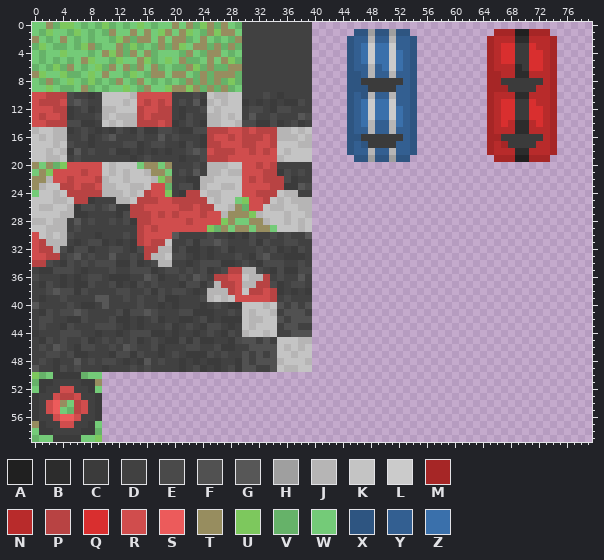
A sprite sheet gets an edit: app/src/main/res/drawable/graphics.png. This is how it looked before the edit.
The file is 80x60 pixels. Colours within 5 levels of each other are drawn and written as one.
Palette (. is transparent): A #202020  B #2c2c2c  C #3b3b3b  D #414141  E #4a4a4a  F #515151  G #575757  H #9f9f9f  J #b6b5b5  K #c4c4c4  L #cbcbcb  M #a62626  N #b82b2b  P #b84343  Q #d92f2f  R #d04d4d  S #ec5b5b  T #978d5f  U #7dc85d  V #66b269  W #74cb78  X #2e5581  Y #335f91  Z #3a70ab
Pixels before (only the part around the change), first column x 0:
45 DCEDEDDECDEDEDECDEDCCECECCDDCEFFDF
46 DEDGEDCEEDDEDGEDDECDDDEEDDECCDDFFF
47 DDEEDECCDDDCEECEDDCDEDCCCEDEDDFDFD
48 DEDCDDGDEDEEDCDCGDEDDCDCDCCDDCFDFF
49 GDDCEDEDDDCDDDEDEDDDDCDECDCDECFFDD
50 UVWCCCCVWW........................
51 VCCDDDDCCT........................
52 WCDDRRDDCW........................
53 CDDRPPRDDC........................
54 CDRSTWPRDC........................
55 CDRSWVPRDC........................
56 CDDRSSRDDC........................
57 TCDDRRDDCW........................
58 WCCDDDDCCV........................
59 VWWCCCCWWU........................
New version:
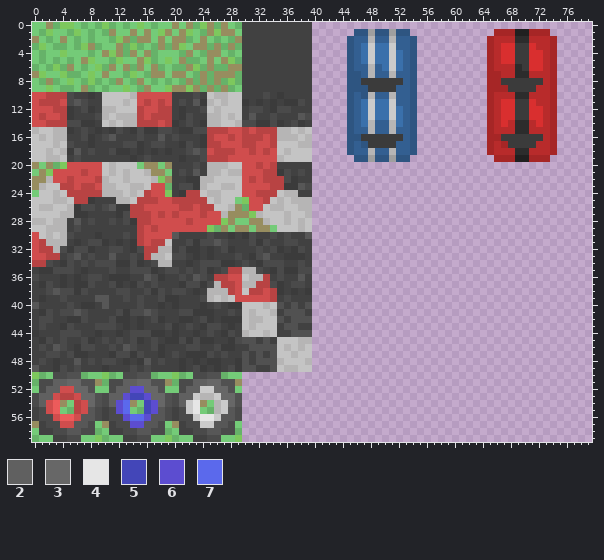
Colours new in this view: 2 #606060  3 #676767  4 #e6e6e6  5 #4346b8  6 #5c4dd0  7 #5b69ec
The commit says: Tire fences graphics change, too festive?
Diff:
Changed rows in their new state; - is an unchanged pixel.
first column x 0:
50 ---EEFF---UVWEEFFVWWUVWEEFFVWW
51 -EE2233FF-VEE2233FFTVEE2233FFT
52 -E22--33F-WE226633FWWE22LL33FW
53 E22----33FE22655633FE22LJJL33F
54 E2------3FE267TW563FE2L4TWJL3F
55 DE------GEDE67WV56GEDEL4WVJLGE
56 DEE----GGEDEE6776GGEDEEL44LGGE
57 -DEE--GGE-TDEE66GGEWTDEELLGGEW
58 -DDEEGGEE-WDDEEGGEEVWDDEEGGEEV
59 ---DDEE---VWWDDEEWWUVWWDDEEWWU
Pixel boxes of the changes (left, top, right, bottom) in both pictures:
changed: (32, 372, 242, 442)
